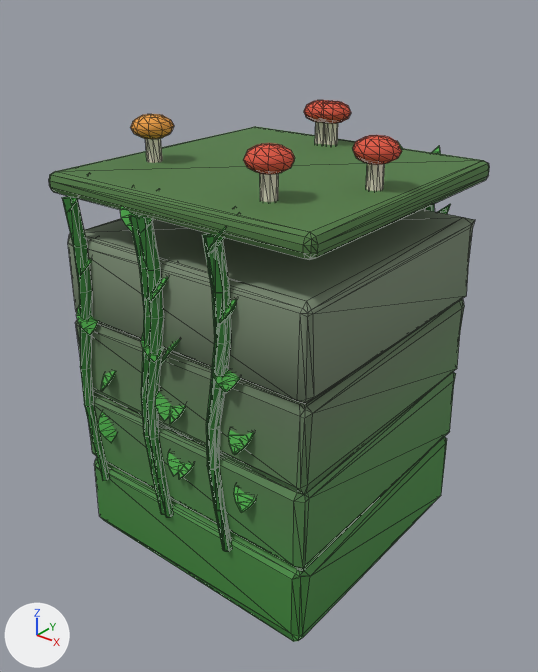
Renders of the glTF model docs/assets/gym/gym_wall_grove_lite.glb from each side of a commit.
Both versions are drawn from a 50 mm camera at (2.94, -3.75, 3.84) aimed at (0.0, -0.06, 1.55). The axes (+X, +Y, +Z) are drawn at lower left. The lights are the same throughout. The picture after the commit comes second. Mesh edges are drawn as thin lines. Vertices at exactly the same position are counted once.
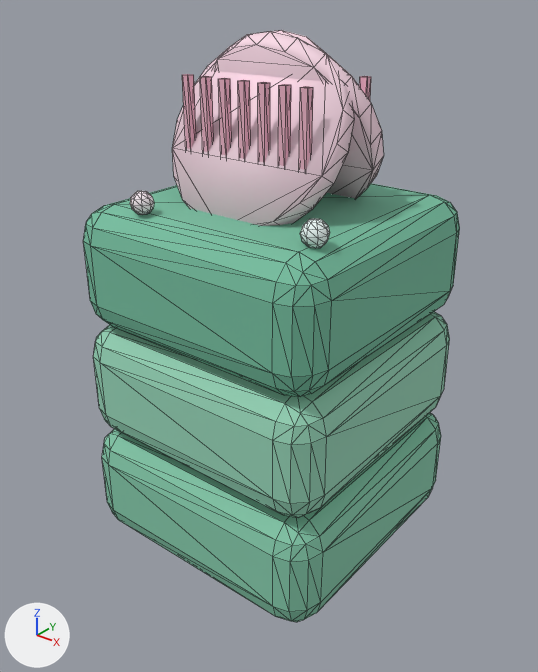
What differs and where, as boxes [x1, y1, x2, y2] in the pictures (538 x 672 px):
'Cube', reshaped (14% narrower, 9% taller): before [49, 100, 489, 642]; after [83, 30, 460, 622]
part 1 of me_cube, added: after [182, 74, 196, 149]
part 2 of me_cube, added: after [200, 76, 214, 152]
part 3 of me_cube, added: after [218, 78, 232, 156]
part 4 of me_cube, added: after [238, 80, 251, 159]
part 5 of me_cube, added: after [258, 82, 270, 162]
part 6 of me_cube, added: after [278, 84, 291, 166]
part 7 of me_cube, added: after [299, 86, 313, 170]
part 8 of me_cube, added: after [359, 76, 371, 101]
part 9 of me_cube, added: after [300, 218, 330, 248]
part 10 of me_cube, added: after [130, 191, 154, 215]
part 11 of me_cube, rebuilt: before [94, 437, 447, 642]; after [102, 413, 441, 622]
part 12 of me_cube, rebuilt (7% narrower, 10% taller): before [68, 209, 475, 404]; after [83, 183, 460, 397]
part 13 of me_cube, rebuilt: before [89, 372, 456, 572]; after [93, 312, 450, 518]
part 14 of me_cube, added: after [172, 30, 354, 226]
part 15 of me_cube, added: after [212, 31, 384, 198]
part 16 of me_cube, deleted (green): before [62, 100, 464, 551]
part 17 of me_cube, deleted (green): before [49, 126, 489, 260]

What changed in the scene script:
```text
Change me_cube:
    used by ob_cube; location = (0.0, 0.0, 0.0)
    remove me_cube.from_pydata(...)  # 1936 vertices, 3644 faces; spans x -1.02..1.02, y -1.07..1.22, z 0.0..3.04
    add me_cube.from_pydata(...)  # 818 vertices, 1536 faces; spans x -0.98..0.98, y -0.98..0.98, z 0.0..3.54
    me_cube part 1: a new loose piece, a box spanning x -0.475..-0.425, y -0.325..-0.275, z 2.735..3.285, in mat_m
    me_cube part 2: a new loose piece, a box spanning x -0.325..-0.275, y -0.325..-0.275, z 2.735..3.285, in mat_m
    me_cube part 3: a new loose piece, a box spanning x -0.175..-0.125, y -0.325..-0.275, z 2.735..3.285, in mat_m
    me_cube part 4: a new loose piece, a box spanning x -0.025..0.025, y -0.325..-0.275, z 2.735..3.285, in mat_m
    me_cube part 5: a new loose piece, a box spanning x 0.125..0.175, y -0.325..-0.275, z 2.735..3.285, in mat_m
    me_cube part 6: a new loose piece, a box spanning x 0.275..0.325, y -0.325..-0.275, z 2.735..3.285, in mat_m
    me_cube part 7: a new loose piece, a box spanning x 0.425..0.475, y -0.325..-0.275, z 2.735..3.285, in mat_m
    me_cube part 8: a new loose piece, a box spanning x 0.425..0.475, y 0.275..0.325, z 2.735..3.285, in mat_m
    me_cube part 9: a new loose piece, an icosphere of 80 faces spanning x 0.66..0.82, y -0.68..-0.52, z 2.51..2.67, in mat_m
    me_cube part 10: a new loose piece, an icosphere of 80 faces spanning x -0.5..-0.35, y -0.84..-0.69, z 2.52..2.66, in mat_m
    me_cube part 11: the loose piece of 56 vertices spanning x -0.99..0.99, y -0.99..0.99, z 0.0..0.61 is rebuilt with 96 vertices and now spans x -0.98..0.98, y -0.98..0.98, z 0.0..0.85
    me_cube part 12: the loose piece of 56 vertices spanning x -0.99..0.99, y -0.98..0.99, z 1.74..2.36 is rebuilt with 96 vertices and now spans x -0.95..0.95, y -0.95..0.95, z 1.67..2.52
    me_cube part 13: the loose piece of 56 vertices spanning x -0.98..0.99, y -0.99..0.99, z 0.59..1.19 is rebuilt with 96 vertices and now spans x -0.96..0.96, y -0.96..0.96, z 0.83..1.69
    me_cube part 14: a new loose piece of 40 vertices spanning x -0.62..0.62, y -0.54..0.18, z 2.38..3.54, in mat_m
    me_cube part 15: a new loose piece of 40 vertices spanning x -0.62..0.62, y -0.18..0.54, z 2.38..3.54, in mat_m
    me_cube part 16: 53 loose pieces with 1712 vertices, spanning x -0.99..0.99, y -1.07..1.22, z 0.5..3.04, are deleted
    me_cube part 17: 56 vertices removed from x -1.02..1.02, y -1.02..1.02, z 2.6..2.74
    other edits to the shape of me_cube do not show in these pictures
```
